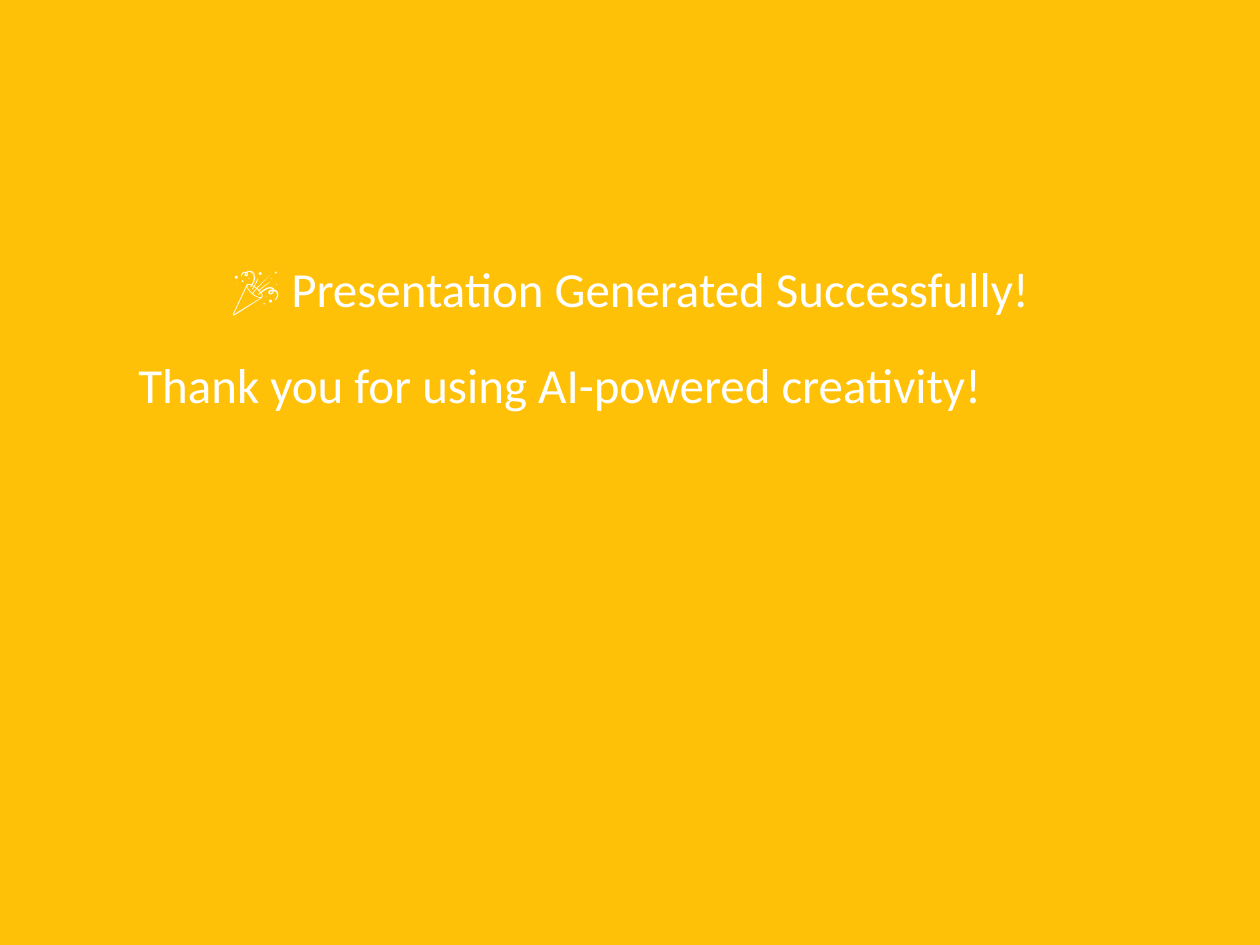
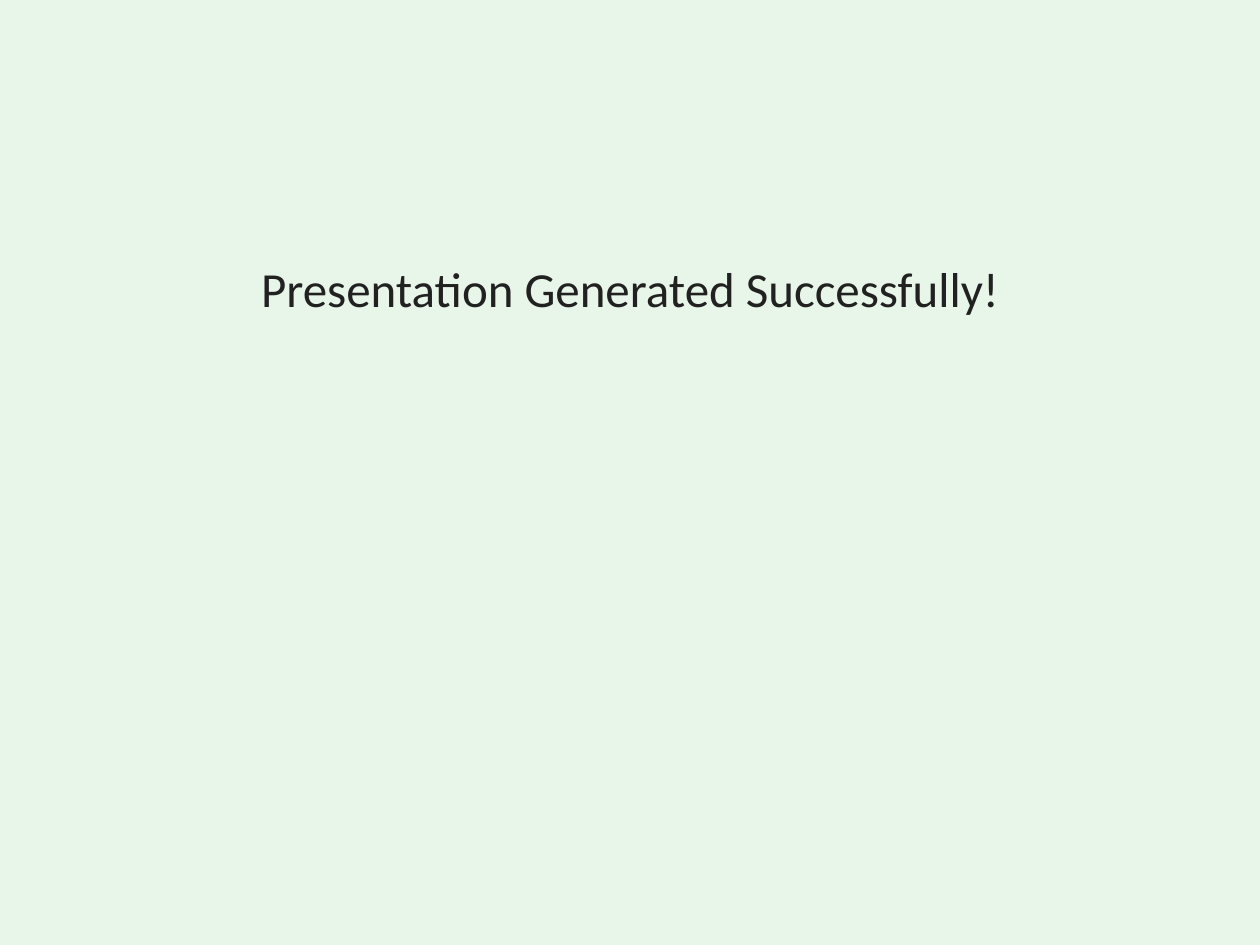
Before and after one commit to arigelasriharsha/pdfprocessor, a slide deck: slide 6 of outputs/creative_pdf_presentation.pptx. Drawn at 1260x945 pixels with LibreOffice and Linux fonts; fonts in the diff are those of the drawing. Boxes give left, top, right and bottom in pixels: in the first picture for what was removed or moved away, otherwise in the second. Text is boxed around its words. In the diff, an @@ line names an element or a change of style, - is before the commit and + after.

```diff
--- a/outputs/creative_pdf_presentation.pptx
+++ b/outputs/creative_pdf_presentation.pptx
@@ background #FFC107 to #E8F5E9 @@
@@ text at box(261, 273, 999, 315): text changed; text colour #FFFFFF to #212121 @@
-🎉 Presentation Generated Successfully!
-Thank you for using AI-powered creativity!
+Presentation Generated Successfully!
```
Also in this commit, not shown: 5 other slides changed, 8 other files.
